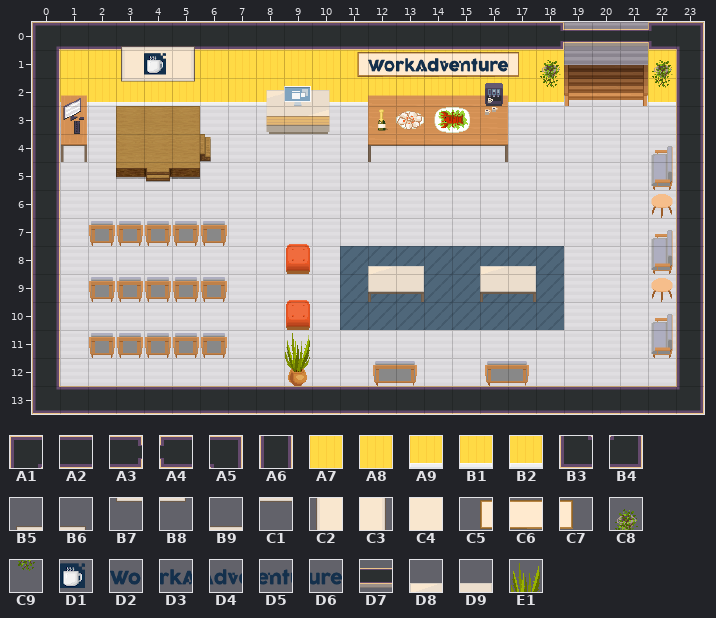
One commit to this Tiled map (JSON): conference.tmj. That is the earlier state.
Cells are 32x32 px. Shown: x 0..23, y 0..13.
Key: from "Chunk 1": A1 5, A2 6, A3 7, A4 8, A5 9, A6 10, A7 11, A8 12 flipped left-right, A9 13, B1 14, B2 14 flipped left-right, B3 15, B4 16, B5 17, B6 17 flipped left-right, B7 17 flipped up-down, B8 17 turned 180, B9 18, C1 18 flipped up-down, C2 19, C3 19 flipped left-right, C4 20, C5 21, C6 22, C7 23, C8 24, C9 25, D1 26, D2 27, D3 28, D4 29, D5 30, D6 31, D7 90, D8 91, D9 92, E1 94.
__ is an empty cell, ## one hidden under a higher layer.
Layers that did not change in this view are not listed.
Layer "walls/walls1" before, first column x 0:
 0 A1 A2 A2 A2 A2 A2 A2 A2 A2 A2 A2 A2 A2 A2 A2 A2 A2 A2 A3 __ __ __ A4 A5
 1 A6 A7 A7 A7 ## A7 A7 A7 A7 A7 A7 A7 A7 A7 A7 A7 A7 A7 A7 __ __ __ A8 A6
 2 A6 A9 A9 A9 A9 A9 A9 A9 A9 A9 A9 A9 A9 A9 A9 A9 A9 A9 B1 __ __ __ B2 A6
 3 A6 __ __ __ __ __ __ __ __ __ __ __ __ __ __ __ __ __ __ __ __ __ __ A6
 4 A6 __ __ __ __ __ __ __ __ __ __ __ __ __ __ __ __ __ __ __ __ __ __ A6
 5 A6 __ __ __ __ __ __ __ __ __ __ __ __ __ __ __ __ __ __ __ __ __ __ A6
 6 A6 __ __ __ __ __ __ __ __ __ __ __ __ __ __ __ __ __ __ __ __ __ __ A6
 7 A6 __ __ __ __ __ __ __ __ __ __ __ __ __ __ __ __ __ __ __ __ __ __ A6
 8 A6 __ __ __ __ __ __ __ __ __ __ __ __ __ __ __ __ __ __ __ __ __ __ A6
 9 A6 __ __ __ __ __ __ __ __ __ __ __ __ __ __ __ __ __ __ __ __ __ __ A6
10 A6 __ __ __ __ __ __ __ __ __ __ __ __ __ __ __ __ __ __ __ __ __ __ A6
11 A6 __ __ __ __ __ __ __ __ __ __ __ __ __ __ __ __ __ __ __ __ __ __ A6
12 A6 __ __ __ __ __ __ __ __ __ __ __ __ __ __ __ __ __ __ __ __ __ __ A6
13 B3 A2 A2 A2 A2 A2 A2 A2 A2 A2 A2 A2 A2 A2 A2 A2 A2 A2 A2 A2 A2 A2 A2 B4
Layer "walls/walls2" before, first column x 0:
 0 __ __ __ B5 B9 B6 __ __ __ __ __ __ __ __ __ __ __ __ __ __ __ __ __ __
 1 __ __ __ C2 C4 C3 __ __ __ __ __ C5 C6 C6 C6 C6 C6 C7 C8 __ __ __ C8 __
 2 __ __ __ B7 C1 B8 __ __ __ __ __ __ __ __ __ __ __ __ C9 __ __ __ C9 __
 3 __ __ __ __ __ __ __ __ __ __ __ __ __ __ __ __ __ __ __ __ __ __ __ __
 4 __ __ __ __ __ __ __ __ __ __ __ __ __ __ __ __ __ __ __ __ __ __ __ __
 5 __ __ __ __ __ __ __ __ __ __ __ __ __ __ __ __ __ __ __ __ __ __ __ __
 6 __ __ __ __ __ __ __ __ __ __ __ __ __ __ __ __ __ __ __ __ __ __ __ __
 7 __ __ __ __ __ __ __ __ __ __ __ __ __ __ __ __ __ __ __ __ __ __ __ __
 8 __ __ __ __ __ __ __ __ __ __ __ __ __ __ __ __ __ __ __ __ __ __ __ __
 9 __ __ __ __ __ __ __ __ __ __ __ __ __ __ __ __ __ __ __ __ __ __ __ __
10 __ __ __ __ __ __ __ __ __ __ __ __ __ __ __ __ __ __ __ __ __ __ __ __
11 __ __ __ __ __ __ __ __ __ __ __ __ __ __ __ __ __ __ __ __ __ __ __ __
12 __ __ __ __ __ __ __ __ __ __ __ __ __ __ __ __ __ __ __ __ __ __ __ __
13 __ __ __ __ __ __ __ __ __ __ __ __ __ __ __ __ __ __ __ __ __ __ __ __
Layer "furniture/furniture1" before, first column x 0:
 0 __ __ __ __ __ __ __ __ __ __ __ __ __ __ __ __ __ __ __ __ __ __ __ __
 1 __ __ __ __ D1 __ __ __ __ __ __ __ D2 D3 D4 D5 D6 __ __ __ __ __ __ __
 2 __ __ __ __ __ __ __ __ __ __ __ __ __ __ __ __ __ __ __ __ __ __ __ __
 3 __ __ __ __ __ __ __ __ __ __ __ __ __ __ __ __ __ __ __ __ __ __ __ __
 4 __ __ __ __ __ __ __ __ __ __ __ __ __ __ __ __ __ __ __ __ __ __ __ __
 5 __ __ __ __ __ __ __ __ __ __ __ __ __ __ __ __ __ __ __ __ __ __ __ __
 6 __ __ __ __ __ __ __ __ __ __ __ __ __ __ __ __ __ __ __ __ __ __ __ __
 7 __ __ __ __ __ __ __ __ __ __ __ __ __ __ __ __ __ __ __ __ __ __ __ __
 8 __ __ __ __ __ __ __ __ __ __ __ __ __ __ __ __ __ __ __ __ __ __ __ __
 9 __ __ __ __ __ __ __ __ __ __ __ __ __ __ __ __ __ __ __ __ __ __ __ __
10 __ __ __ __ __ __ __ __ __ __ __ __ __ __ __ __ __ __ __ __ __ __ __ __
11 __ __ __ __ __ __ __ __ __ __ __ __ __ __ __ __ __ __ __ __ __ __ __ __
12 __ __ __ __ __ __ __ __ __ __ __ __ __ __ __ __ __ __ __ __ __ __ __ __
13 __ __ __ __ __ __ __ __ __ __ __ __ __ __ __ __ __ __ __ __ __ __ __ __
Layer "above/above1" before, first column x 0:
 0 __ __ __ __ __ __ __ __ __ __ __ __ __ __ __ __ __ __ __ D7 D7 D7 __ __
 1 __ __ __ __ __ __ __ __ __ __ __ __ __ __ __ __ __ __ __ __ __ __ __ __
 2 __ __ __ __ __ __ __ __ __ __ __ __ __ __ __ __ __ __ __ __ __ __ __ __
 3 __ __ __ __ __ __ __ __ __ __ __ __ __ __ __ __ __ __ __ __ __ __ __ __
 4 __ __ __ __ __ __ __ __ __ __ __ __ __ __ __ __ __ __ __ __ __ __ __ __
 5 __ __ __ __ __ __ __ __ __ __ __ __ __ __ __ __ __ __ __ __ __ __ __ __
 6 __ __ __ __ __ __ __ __ __ __ __ __ __ __ __ __ __ __ __ __ __ __ __ __
 7 __ __ __ __ __ __ __ __ __ __ __ __ __ __ __ __ __ __ __ __ __ __ __ __
 8 __ __ __ __ __ __ __ __ __ __ __ __ D8 D9 __ __ D8 D9 __ __ __ __ __ __
 9 __ __ __ __ __ __ __ __ __ __ __ __ __ __ __ __ __ __ __ __ __ __ __ __
10 __ __ __ __ __ __ __ __ __ __ __ __ __ __ __ __ __ __ __ __ __ __ __ __
11 __ __ __ __ __ __ __ __ __ E1 __ __ __ __ __ __ __ __ __ __ __ __ __ __
12 __ __ __ __ __ __ __ __ __ __ __ __ __ __ __ __ __ __ __ __ __ __ __ __
13 __ __ __ __ __ __ __ __ __ __ __ __ __ __ __ __ __ __ __ __ __ __ __ __
The same view after the edit:
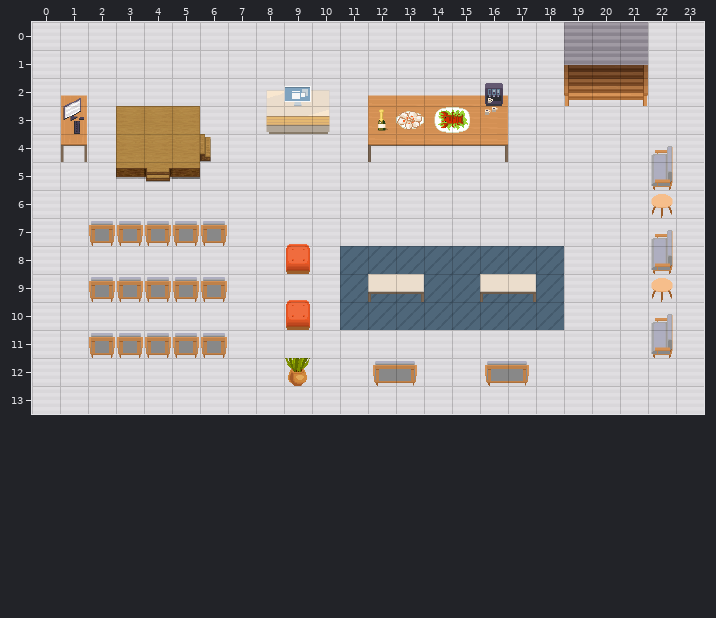
Change:
Layer "walls/walls1" (now hidden):
The edit erases the tile that lay hidden in row 1 at x 4.
The edit erases tile A1 in row 0 at x 0.
The edit erases tile A2 in row 0 at x 1 to 17; in row 13 at x 1 to 22.
The edit erases tile A3 in row 0 at x 18.
The edit erases tile A4 in row 0 at x 22.
The edit erases tile A5 in row 0 at x 23.
The edit erases tile A6 in rows 1 to 12 at x 0 and 23.
The edit erases tile A7 in row 1 at x 1 to 3 and 5 to 18.
The edit erases tile A8 in row 1 at x 22.
The edit erases tile A9 in row 2 at x 1 to 17.
The edit erases tile B1 in row 2 at x 18.
The edit erases tile B2 in row 2 at x 22.
The edit erases tile B3 in row 13 at x 0.
The edit erases tile B4 in row 13 at x 23.
Layer "walls/walls2" (now hidden):
The edit erases tile B5 in row 0 at x 3.
The edit erases tile B6 in row 0 at x 5.
The edit erases tile B7 in row 2 at x 3.
The edit erases tile B8 in row 2 at x 5.
The edit erases tile B9 in row 0 at x 4.
The edit erases tile C1 in row 2 at x 4.
The edit erases tile C2 in row 1 at x 3.
The edit erases tile C3 in row 1 at x 5.
The edit erases tile C4 in row 1 at x 4.
The edit erases tile C5 in row 1 at x 11.
The edit erases tile C6 in row 1 at x 12 to 16.
The edit erases tile C7 in row 1 at x 17.
The edit erases tile C8 in row 1 at x 18 and 22.
The edit erases tile C9 in row 2 at x 18 and 22.
Layer "furniture/furniture1":
The edit erases tile D1 in row 1 at x 4.
The edit erases tile D2 in row 1 at x 12.
The edit erases tile D3 in row 1 at x 13.
The edit erases tile D4 in row 1 at x 14.
The edit erases tile D5 in row 1 at x 15.
The edit erases tile D6 in row 1 at x 16.
Layer "above/above1" (now hidden):
The edit erases tile D7 in row 0 at x 19 to 21.
The edit erases tile D8 in row 8 at x 12 and 16.
The edit erases tile D9 in row 8 at x 13 and 17.
The edit erases tile E1 in row 11 at x 9.
Boxes around the changes in both pictures, in picture pixels (x1, y1, x2, y2):
removed: (32, 22, 704, 414)
